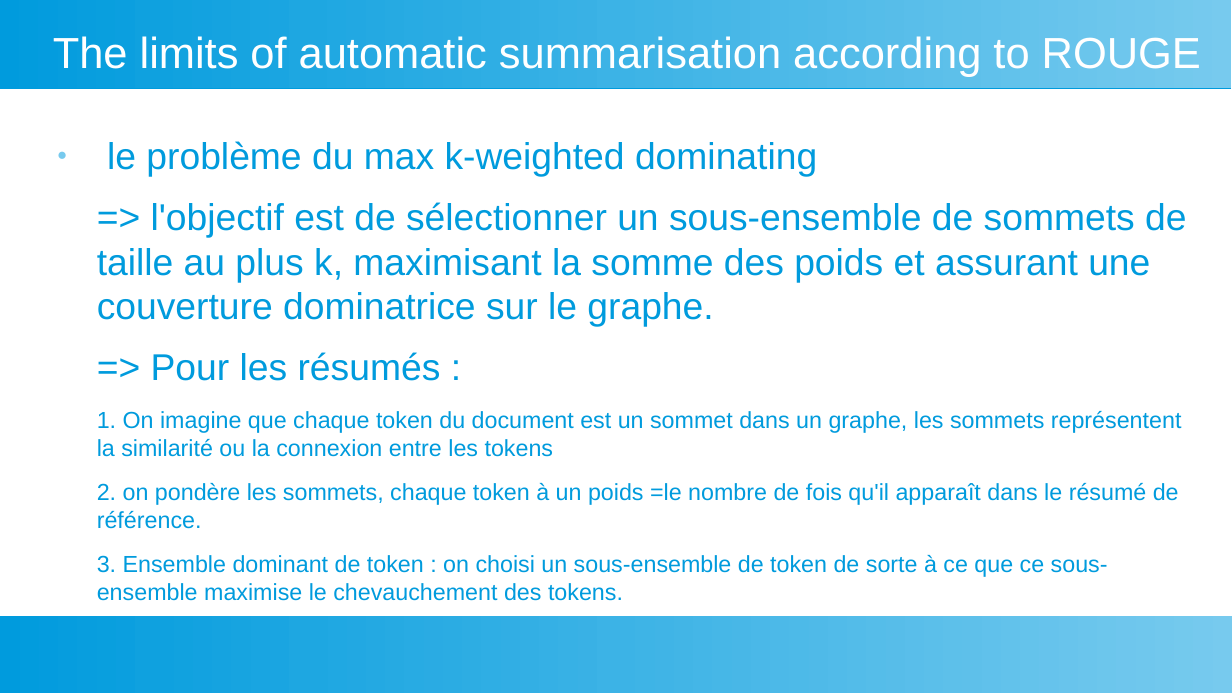
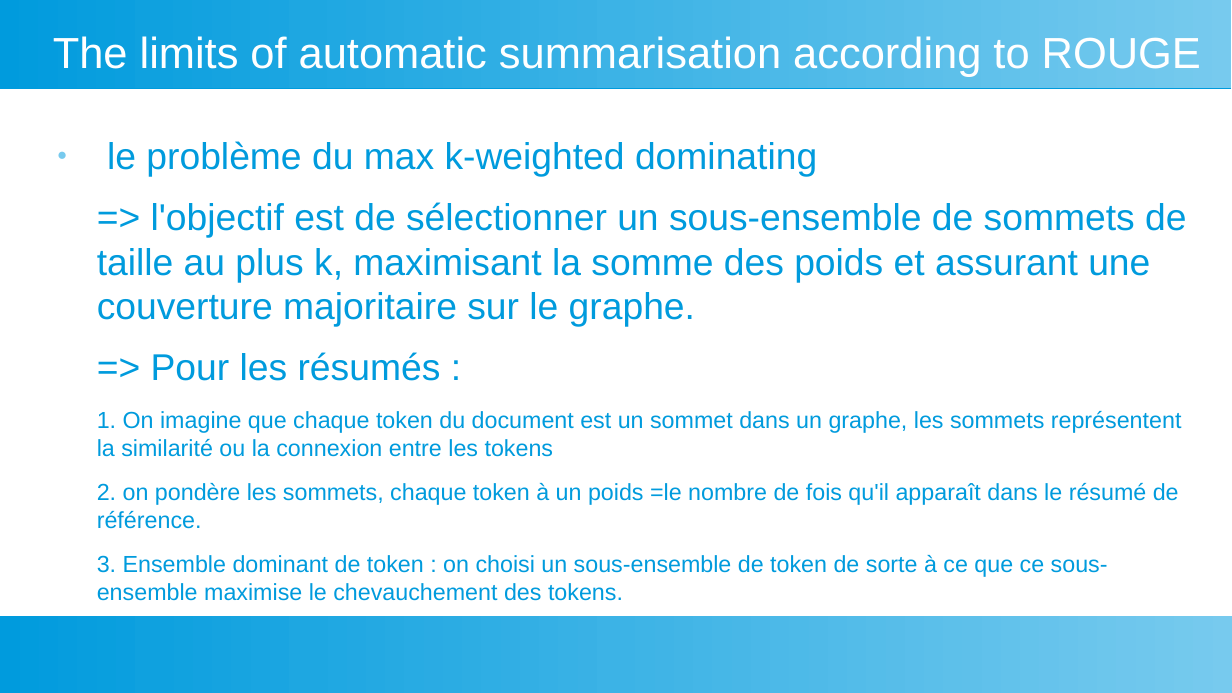
Before and after one commit to fannybachey/stage_2024, a slide deck: slide 7 of presentation/presentation_2.odp. Drawn at 1232x693 pixels with LibreOffice and Linux fonts; fonts in the diff are those of the drawing. Boxes give left, top, right and bottom in pixels: in the first picture for what was removed or moved away, otherwise in the second. Text is boxed around its words. In the diff, an @@ line names an element or a change of style, - is before the commit and + after.

```diff
--- a/presentation/presentation_2.odp
+++ b/presentation/presentation_2.odp
@@ text at (x1=97, y1=202, x2=1186, y2=327): text changed @@
-=> l'objectif est de sélectionner un sous-ensemble de sommets de taille au plus k, maximisant la somme des poids et assurant une couverture dominatrice sur le graphe.
+=> l'objectif est de sélectionner un sous-ensemble de sommets de taille au plus k, maximisant la somme des poids et assurant une couverture majoritaire sur le graphe.
```
Also in this commit, not shown: 2 other slides changed, 7 other files.
